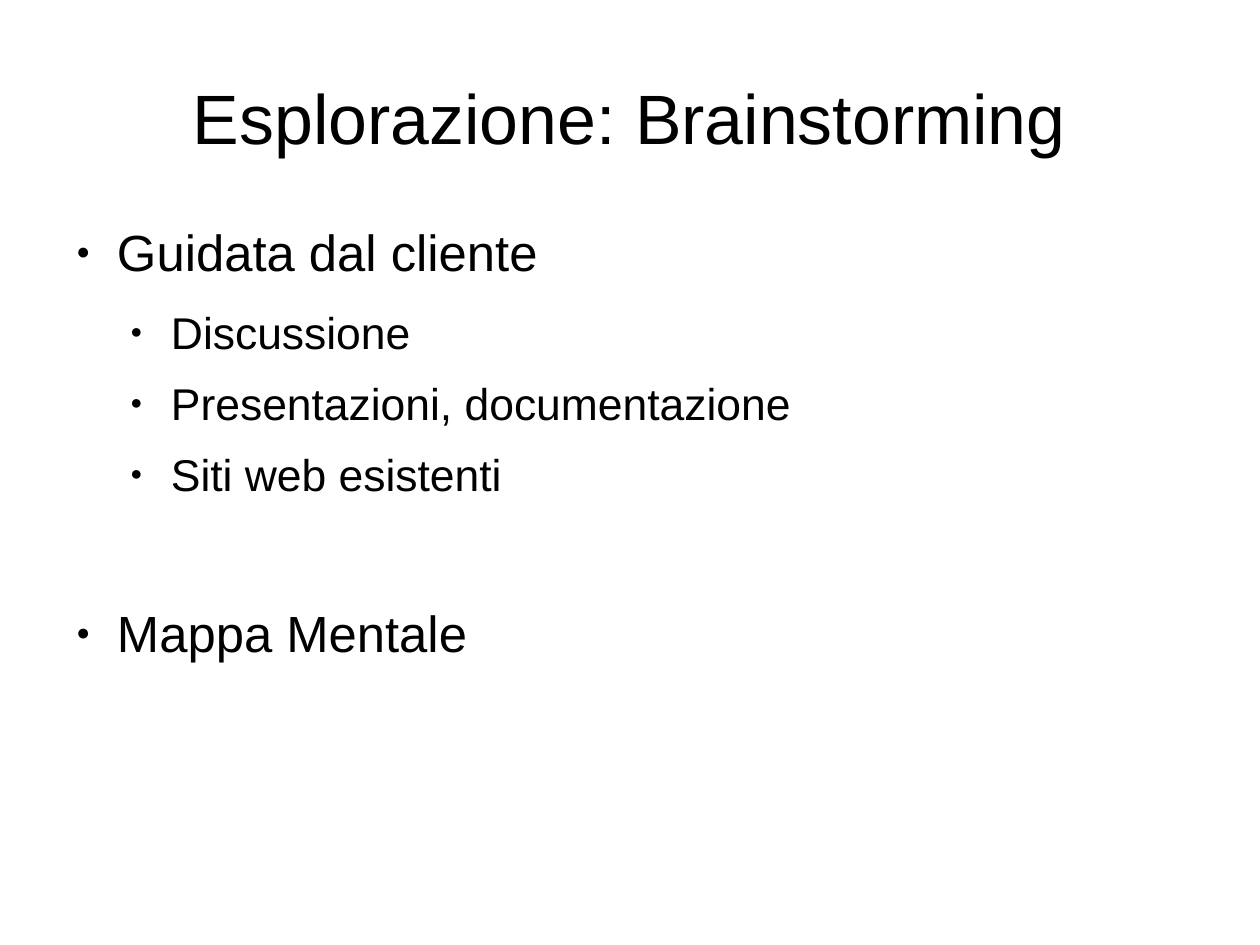
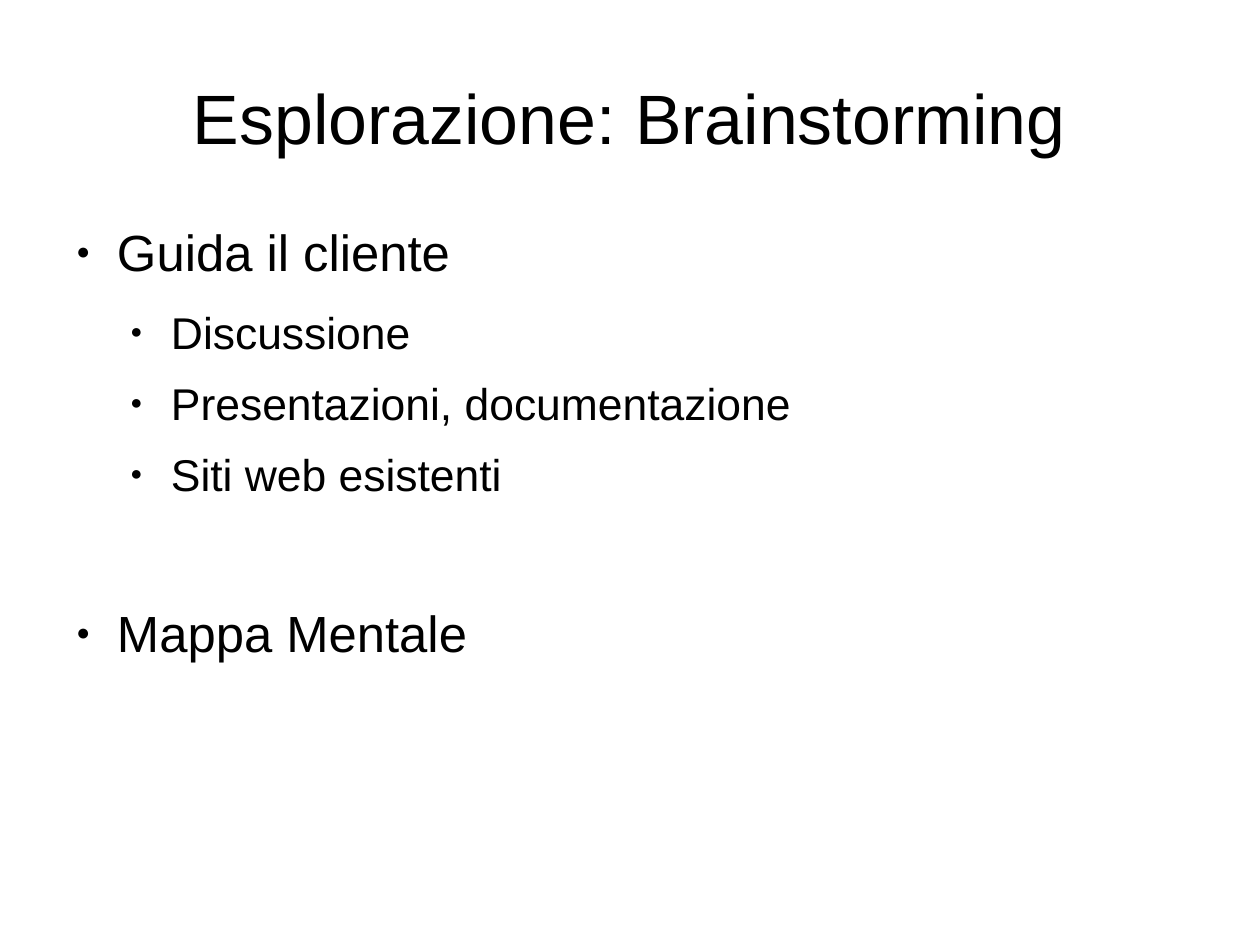
Before and after one commit to jfranzoi/my.presentations, a slide deck: slide 4 of 20121124-ExtremeProjectEvaluation/session.odp. Drawn at 1260x945 pixels with LibreOffice and Linux fonts; fonts in the diff are those of the drawing. Boxes give left, top, right and bottom in pixels: in the first picture for what was removed or moved away, otherwise in the second. Text is boxed around its words. In the diff, an @@ line names an element or a change of style, - is before the commit and + after.

```diff
--- a/20121124-ExtremeProjectEvaluation/session.odp
+++ b/20121124-ExtremeProjectEvaluation/session.odp
@@ text at [117, 234, 450, 272]: text changed @@
-● Guidata dal cliente
+● Guida il cliente
```
Also in this commit, not shown: 5 other slides changed.
